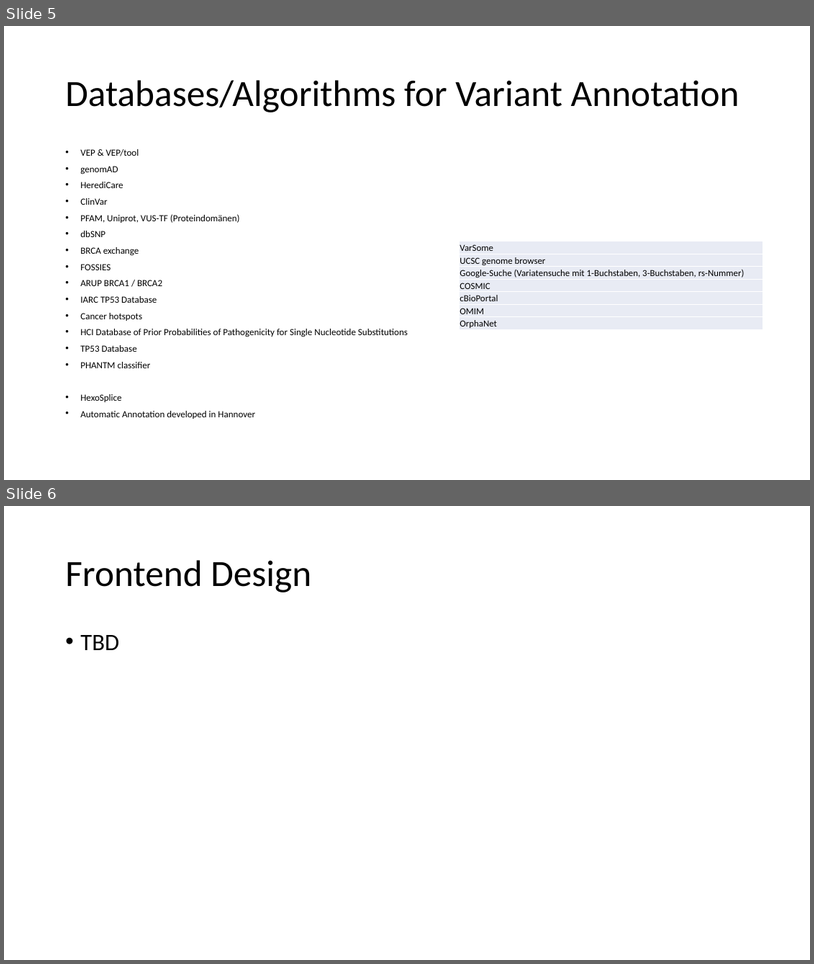
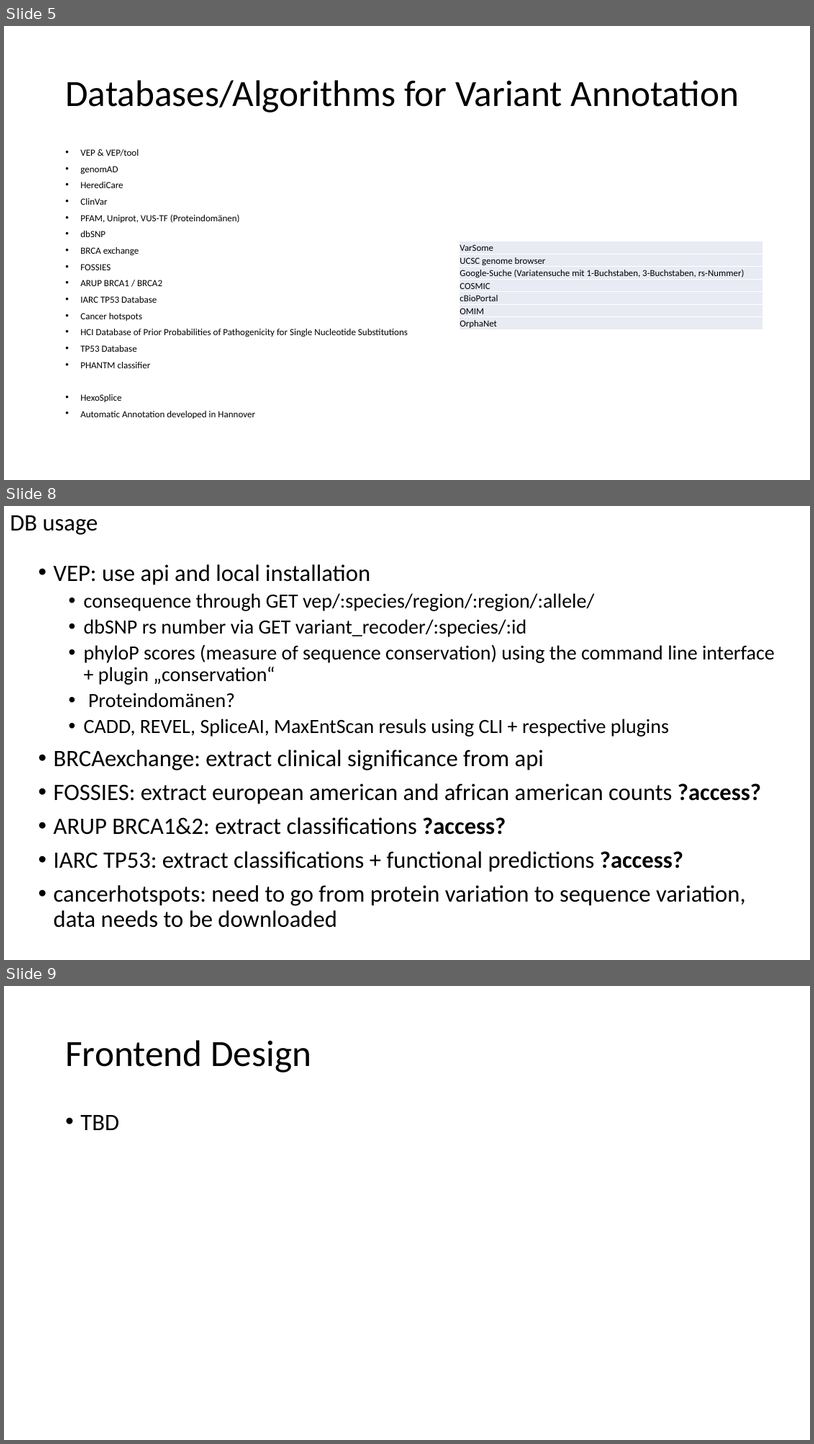
Before and after one commit to GC-HBOC/HerediVar, a slide deck: doc/presentations/02_03_22_project_sketch.pptx. Shown one above the other, each under a label of ours: slides 5 and 6 before the commit, slides 5, 8 and 9 after it; the slides between them are not shown. The pictures are 814x964 and 814x1444 pixels, drawn with LibreOffice and Linux fonts; fonts in the diff are those of the drawing. Boxes give left, top, right and bottom in pixels: in the first picture for what was removed or moved away, otherwise in the second. Text is boxed around its words. In the diff, an @@ line names an element or a change of style, - is before the commit and + after.

```diff
--- a/doc/presentations/02_03_22_project_sketch.pptx
+++ b/doc/presentations/02_03_22_project_sketch.pptx
@@ slide 8 added at box(4, 506, 810, 960), background #FFFFFF @@
@@ title added at box(10, 515, 98, 535), 28 pt, text #000000 @@
+DB usage
@@ text added at box(54, 564, 775, 927), 28 pt, text #000000 @@
+• VEP: use api and local installation
+  • consequence through GET vep/:species/region/:region/:allele/
+  • dbSNP rs number via GET variant_recoder/:species/:id
+  • phyloP scores (measure of sequence conservation) using the command line interface + plugin „conservation“
+  • Proteindomänen?
+  • CADD, REVEL, SpliceAI, MaxEntScan resuls using CLI + respective plugins
+• BRCAexchange: extract clinical significance from api
+• FOSSIES: extract european american and african american counts ?access?
+• ARUP BRCA1&2: extract classifications ?access?
+• IARC TP53: extract classifications + functional predictions ?access?
+• cancerhotspots: need to go from protein variation to sequence variation, data needs to be downloaded
@@ what was slide 6 is now slide 9 @@
```
Also in this commit, not shown: 3 slides changed, 3 other slides added, 1 slide removed, 1 other file.
